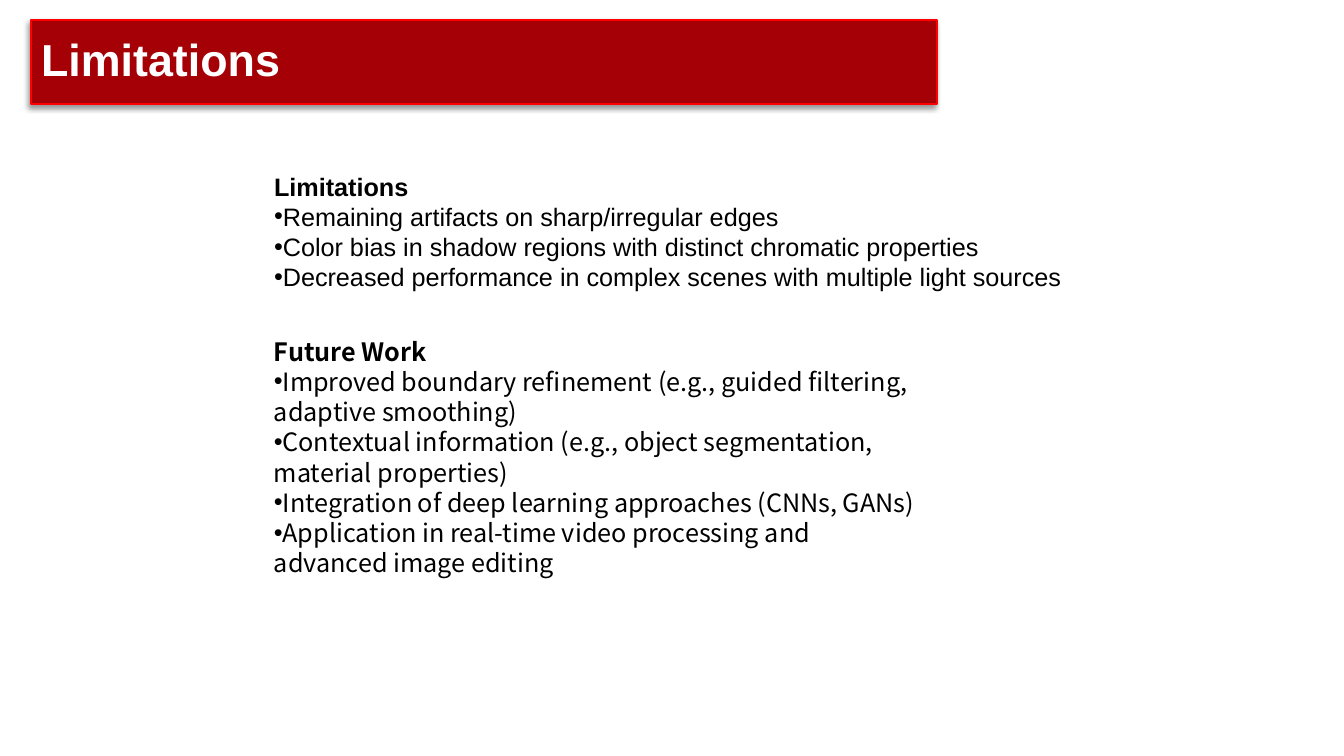
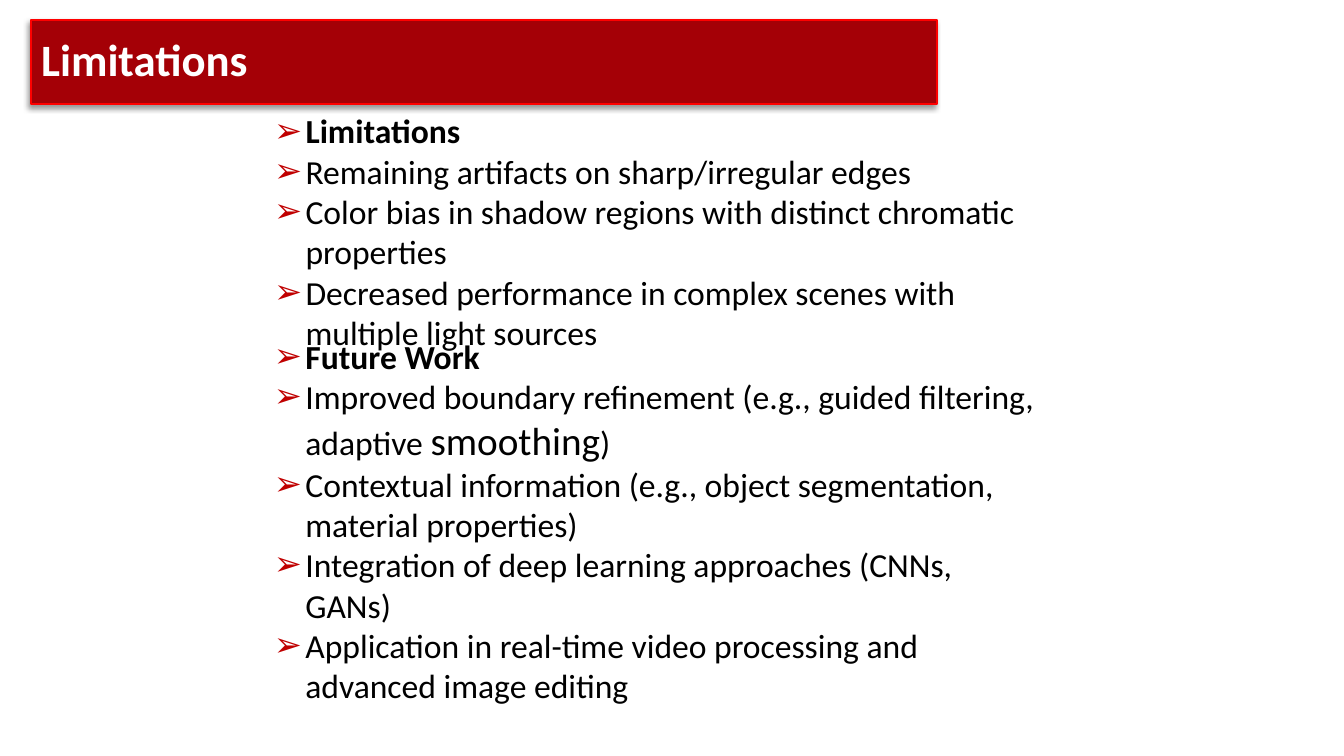
Before and after one commit to RealJustinNi/CS270-Digitial-Image-Processing-Project, a slide deck: slide 9 of DIP2024_Group2_pre.pptx. Drawn at 1344x756 pixels with LibreOffice and Linux fonts; fonts in the diff are those of the drawing; background and template pictures are left out. Boxes give left, top, right and bottom in pixels: in the first picture for what was removed or moved away, otherwise in the second. Text is boxed around its words. In the diff, an @@ line names an element or a change of style, - is before the commit and + after.

Commit message:
fix fonts, add contents

```diff
--- a/DIP2024_Group2_pre.pptx
+++ b/DIP2024_Group2_pre.pptx
@@ title "Limitations" at [31,20,938,104]: font Arial to Calibri @@
@@ text "Limitations": place and size @@
-text "Limitations" at [274,177,1061,292]
+text "Limitations" at [306,119,1014,354]
@@ text "Limitations" at [306,119,1014,354]: size 18 to 24 pt, font Arial to Calibri; bullet none to ➢; bullet • to ➢ @@
@@ text "Future Work" at [305,341,1034,664]: size 18 to 24 pt, font Noto Sans CJK SC to Calibri; size 18 to 28 pt in "smoothing)"; bullet none to ➢; bullet • to ➢ @@
```
Also in this commit, not shown: 8 other slides changed.
